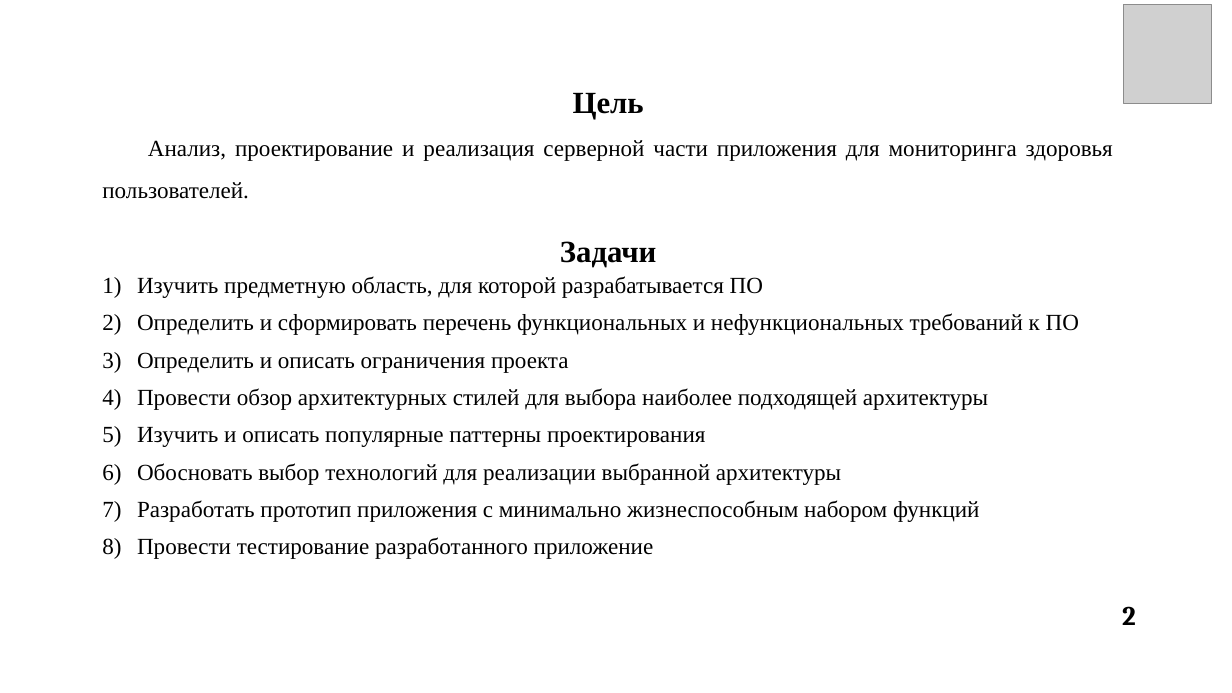
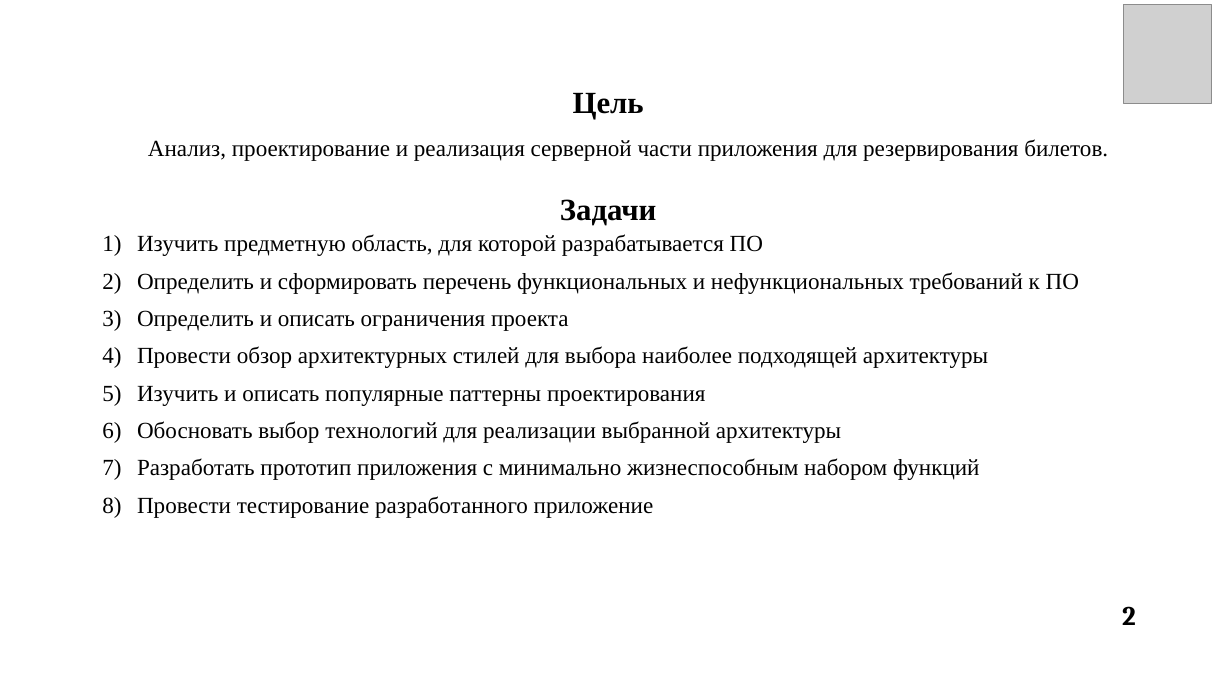
Before and after one commit to Shumila71/6th_term, a slide deck: slide 2 of Курсовая FAST API/Для отчета/ШумахерМЕ/Шумахер_ИКБО-20-22_презентация.pptx. Drawn at 1232x693 pixels with LibreOffice and Linux fonts; fonts in the diff are those of the drawing; grey boxes stand for pictures. Boxes give left, top, right and bottom in pixels: in the first picture for what was removed or moved away, otherwise in the second. Text is boxed around its words. In the diff, an @@ line names an element or a change of style, - is before the commit and + after.

```diff
--- a/Курсовая FAST API/Для отчета/ШумахерМЕ/Шумахер_ИКБО-20-22_презентация.pptx
+++ b/Курсовая FAST API/Для отчета/ШумахерМЕ/Шумахер_ИКБО-20-22_презентация.pptx
@@ text at (148,139,1108,161): text changed @@
-Анализ, проектирование и реализация серверной части приложения для мониторинга здоровья пользователей.
+Анализ, проектирование и реализация серверной части приложения для резервирования билетов.
```
Also in this commit, not shown: 1 other slide changed, 17 other files.
